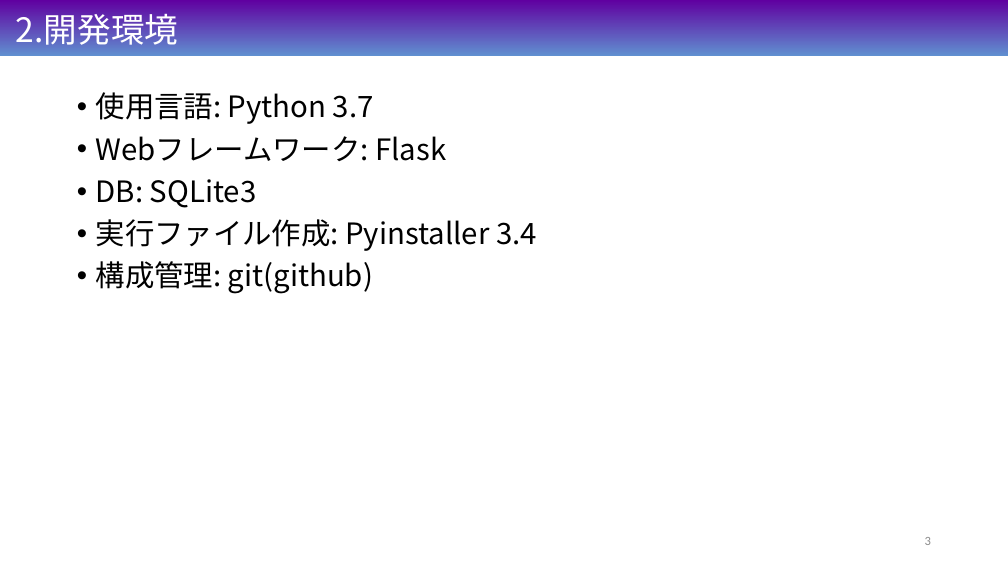
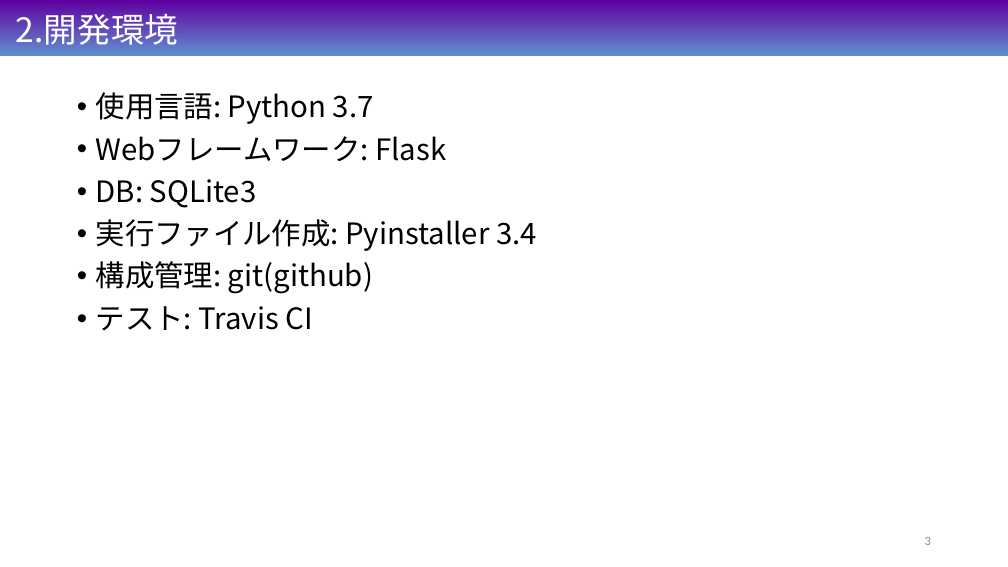
Before and after one commit to librariapj/Documens, a slide deck: slide 3 of libraria_overview.pptx. Drawn at 1008x567 pixels with LibreOffice and Linux fonts; fonts in the diff are those of the drawing. Boxes give left, top, right and bottom in pixels: in the first picture for what was removed or moved away, otherwise in the second. Text is boxed around its words. In the diff, an @@ line names an element or a change of style, - is before the commit and + after.

```diff
--- a/libraria_overview.pptx
+++ b/libraria_overview.pptx
@@ text at bbox=[96, 306, 312, 330]: paragraph added @@
+• テスト: Travis CI
```
Also in this commit, not shown: 2 other slides changed.
